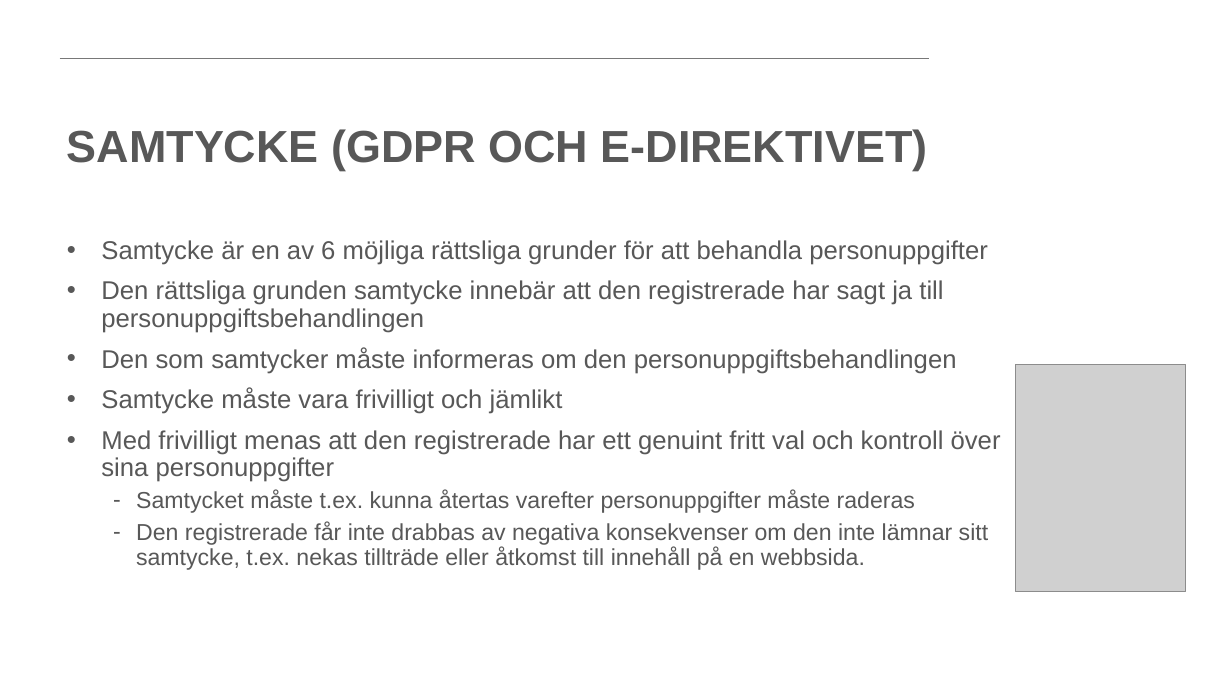
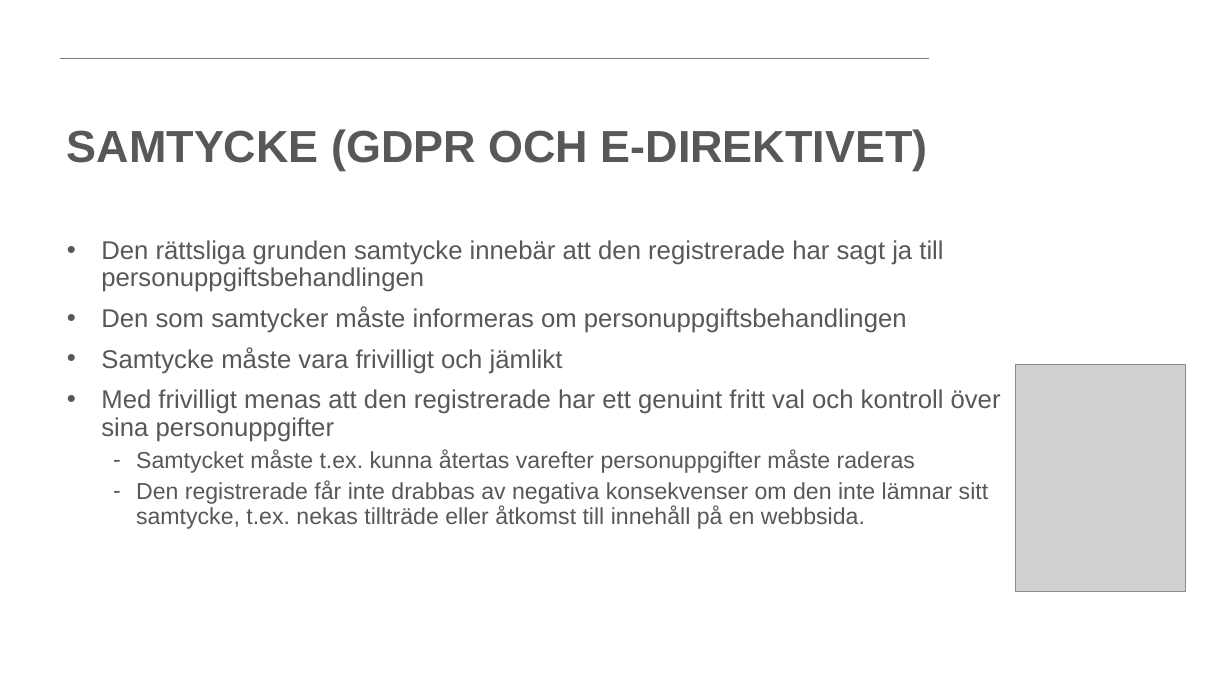
Before and after one commit to PeppeL-G/course-material, a slide deck: slide 17 of src/lectures/gdpr/gdpr.pptx. Drawn at 1232x693 pixels with LibreOffice and Linux fonts; fonts in the diff are those of the drawing; grey boxes stand for pictures; background and template pictures are left out. Boxes give left, top, right and bottom in pixels: in the first picture for what was removed or moved away, otherwise in the second. Text is boxed around its words. In the diff, an @@ line names an element or a change of style, - is before the commit and + after.

Commit message:
Added GDPR lecture.

```diff
--- a/src/lectures/gdpr/gdpr.pptx
+++ b/src/lectures/gdpr/gdpr.pptx
@@ text at <box>101,240,987,265</box>: paragraph removed @@
-• Samtycke är en av 6 möjliga rättsliga grunder för att behandla personuppgifter
@@ text at <box>101,306,907,333</box>: text changed @@
-• Den som samtycker måste informeras om den personuppgiftsbehandlingen
+• Den som samtycker måste informeras om personuppgiftsbehandlingen
```
Also in this commit, not shown: 8 other slides changed, 1 slide added, 1 slide removed, 2 other files.
